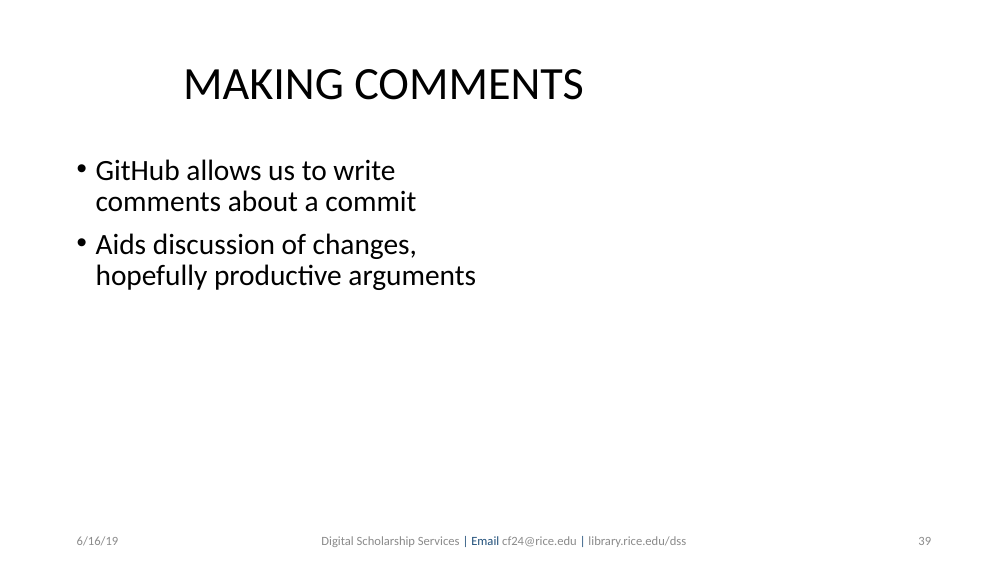
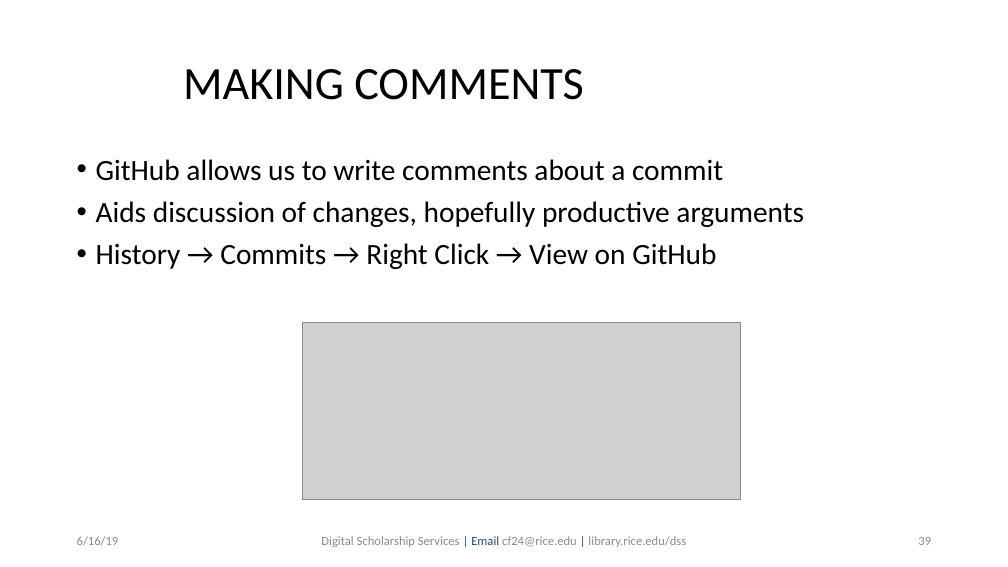
Before and after one commit to bakitybacon/rice-data-and-donuts, a slide deck: slide 39 of github/Introduction to Git & GitHub.pptx. Drawn at 1008x567 pixels with LibreOffice and Linux fonts; fonts in the diff are those of the drawing; grey boxes stand for pictures; background and template pictures are left out. Boxes give left, top, right and bottom in pixels: in the first picture for what was removed or moved away, otherwise in the second. Text is boxed around its words. In the diff, an @@ line names an element or a change of style, - is before the commit and + after.

```diff
--- a/github/Introduction to Git & GitHub.pptx
+++ b/github/Introduction to Git & GitHub.pptx
@@ text at box(96, 243, 716, 269): paragraph added @@
+• History → Commits → Right Click → View on GitHub
@@ picture added at box(302, 322, 741, 499) @@
```
Also in this commit, not shown: 1 slide added.
